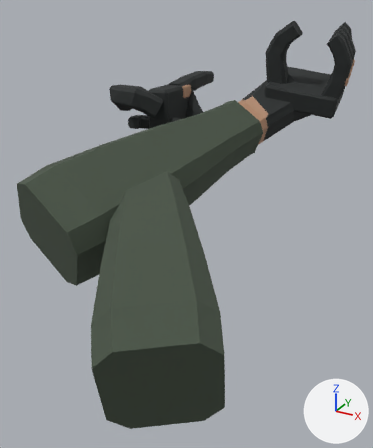
Before and after pictures for a commit that changed the glTF model assets/models/characters/weapon_grips_original/smg/arms_firstperson.glb.
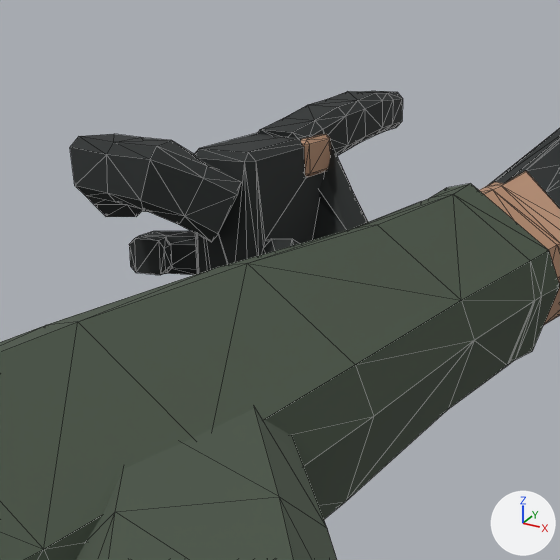
Each version appears first whole from a 50 mm camera at (0.215, -0.358, 0.18) aimed at (-0.029, 0.084, -0.041), and next in a close-up on the part from 23% to 71% of the width and 9% to 49% of the height. The lights are fixed; the arrows at lower right show +X, +Y and +Z. The older version's two pictures come first. The close-ups show mesh edges as thin lines. Vertices at exactly the same position are counted once.

The older version as bpy lines, for what is in view:
```python
me_arm_l = bpy.data.meshes.new('Arm_L')
me_arm_l.from_pydata(...)  # 188 vertices, 372 faces; spans x -0.177..0.074, y -0.046..0.357, z -0.086..0.097
# faces by material slot: [134, 168, 70]
me_arm_l.materials.append(mat_sleeve_cloth)  # dark grey #485345
me_arm_l.materials.append(mat_glove)  # black #272b2b
me_arm_l.materials.append(mat_skin)  # brown #b58c70
me_arm_r = bpy.data.meshes.new('Arm_R')
me_arm_r.from_pydata(...)  # 169 vertices, 334 faces; spans x -0.131..0.1, y -0.144..0.214, z -0.126..0.083
# faces by material slot: [141, 127, 66]
me_arm_r.materials.append(mat_sleeve_cloth)  # dark grey #485345
me_arm_r.materials.append(mat_glove)  # black #272b2b
me_arm_r.materials.append(mat_skin)  # brown #b58c70
me_thumb_r = bpy.data.meshes.new('Thumb_R')
me_thumb_r.from_pydata(...)  # 56 vertices, 108 faces; spans x -0.0711..0.0088, y 0.0355..0.0822, z 0.0099..0.0641
me_thumb_r.materials.append(mat_glove)  # black #272b2b
ob_arm_l = bpy.data.objects.new('Arm_L', me_arm_l)
ob_arm_l.location = (0.0, 0.0, 0.0)
ob_arm_r = bpy.data.objects.new('Arm_R', me_arm_r)
ob_arm_r.location = (0.0, 0.0, 0.0)
ob_thumb_r = bpy.data.objects.new('Thumb_R', me_thumb_r)
ob_thumb_r.location = (-0.1019, 0.1286, 0.0053)
ob_thumb_r.rotation_euler = (0.595, -0.0129, 0.0421)  # degrees (34, -0.7, 2.4)
# also in view: 'Ring_R' at (-0.132, 0.209, 0.03); 'Index_R' at (-0.103, 0.239, 0.079)
```
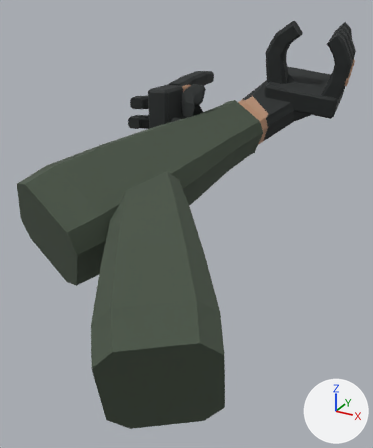
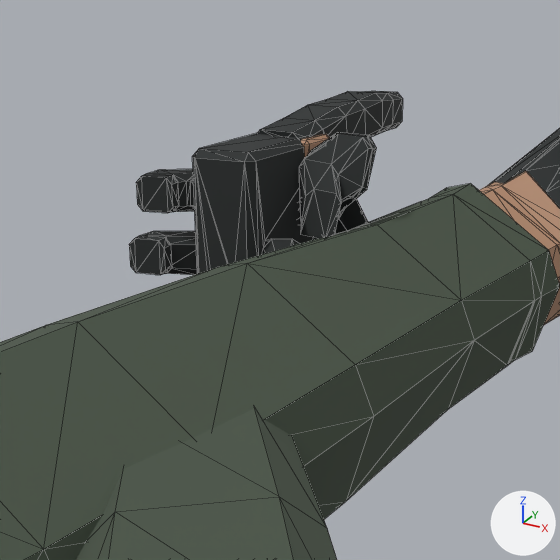
The newer file adds a shape key; the second version is drawn at full value of the shape key 'ReloadOpen24' of 'Thumb_R', and the change is written as the vertex moves it makes.

Where the change shows, as pixel boxes [x1, y1, x2, y2] in the close-ups (560 x 560 px):
'Thumb_R', reshaped
    before: [70, 134, 241, 242]
    after: [299, 132, 376, 238]
'Middle_R', unchanged, uncovered by the edit
    after: [136, 169, 195, 213]

The change, as a diff of the scene's bpy script:
```diff
--- a/assets/models/characters/weapon_grips_original/smg/arms_firstperson.glb.py
+++ b/assets/models/characters/weapon_grips_original/smg/arms_firstperson.glb.py
@@ me_thumb_r @@
 # used by ob_thumb_r; location = (-0.1019, 0.1286, 0.0053); rotation_euler = (0.595, -0.0129, 0.0421), in degrees (34, -0.7, 2.4)
-me_thumb_r.from_pydata(...)  # 56 vertices, 108 faces; spans x -0.0711..0.0088, y 0.0355..0.0822, z 0.0099..0.0641
+me_thumb_r.from_pydata(...)  # 56 vertices, 108 faces; spans x 0.0062..0.0465, y 0.0592..0.0949, z 0.0062..0.0389
+# me_thumb_r part 1: 56 of 56 vertices moved; they spanned x -0.0711..0.0088, y 0.0355..0.0822, z 0.0099..0.0641 and now span x 0.0062..0.0465, y 0.0592..0.0949, z 0.0062..0.0389; mean shift (0.0621, 0.0232, -0.0157)
 me_thumb_r.materials.append(mat_glove)
```
